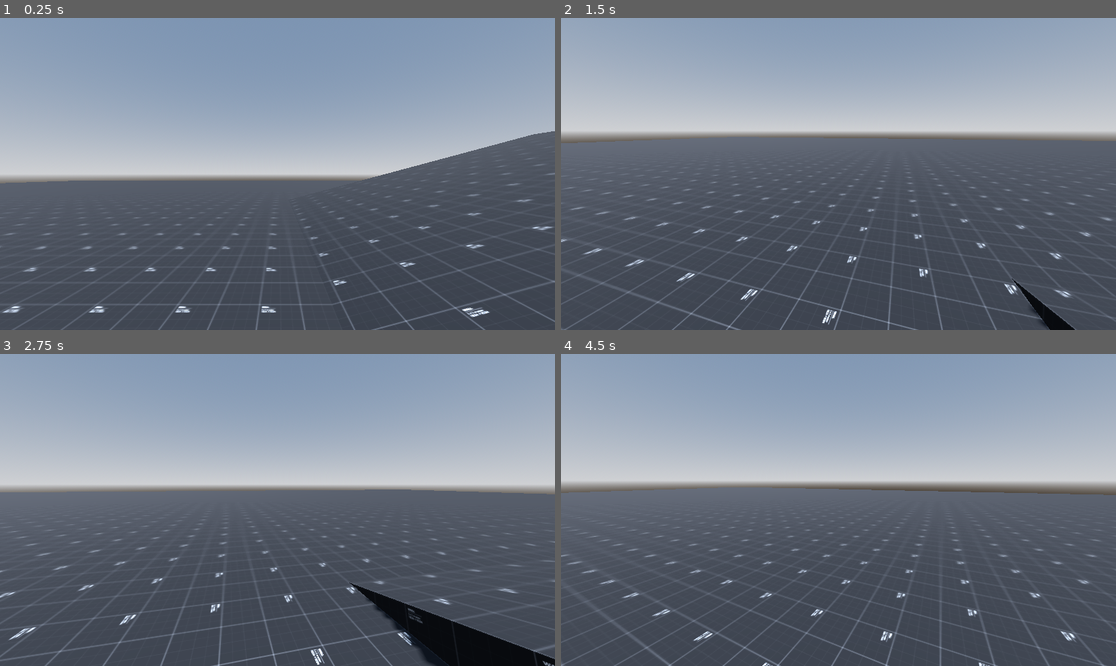
Above: before the commit, frames 1-4 (two rows, left to right).
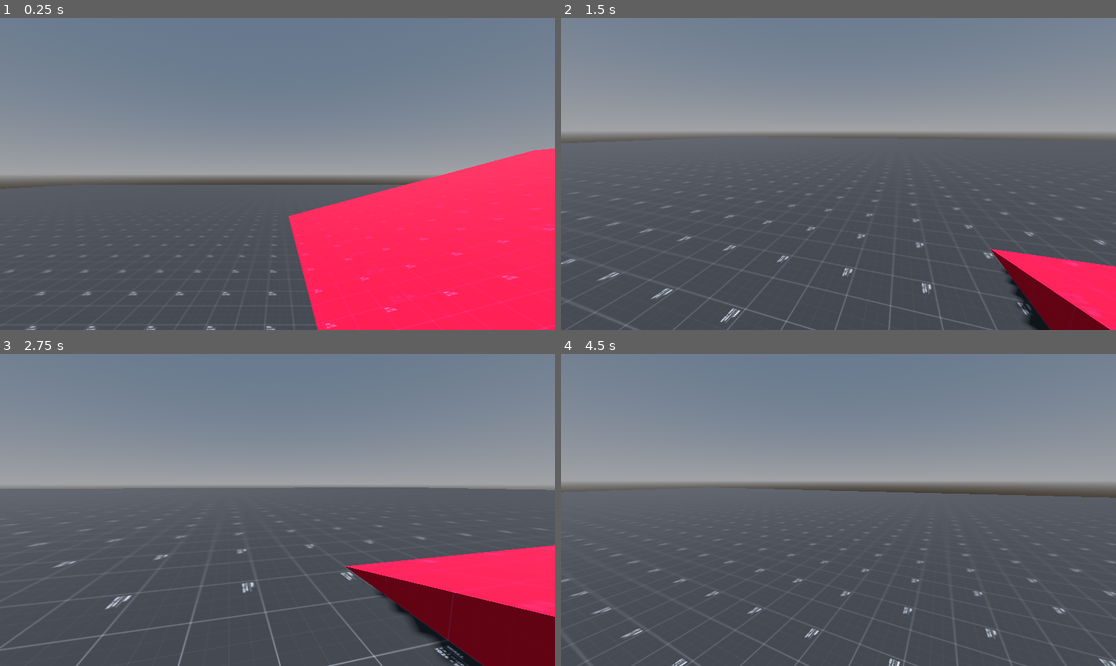
Above: after the commit, the same moments.

Repository: natanmaia95/GodotMovementFPS
Game: Godot game, scene res://scenes/maps/tests/test_scene_1.tscn
Same seed, same stepped clock (60 frames per second), same inputs: the game is played once before the commit and once after it.
Inputs (mouse positions are in pixels of both pictures, inside the frame that each line leads up to):
- Up to frame 1 (0.25 s): no input
- Up to frame 2 (1.5 s): move the mouse to (960, 158) at 0.52 s; hold D (strafe_right) 0.53-1.28 s; hold Shift (sprint, bound only after the commit) 0.53-1.28 s; tap V (noclip) at 0.6 s; click (960, 158) at 0.67 s; tap Space (jump) at 0.77, 1.07 s; move the mouse to (810, 174) at 1.27 s; hold W (move_forward) from 1.28 s (still down); tap Shift (sprint, bound only after the commit) at 1.35 s
- Up to frame 3 (2.75 s): keep holding W (move_forward); tap Space (jump) at 1.52, 1.82, 2.3 s; tap Ctrl (sprint, bound only before the commit) at 1.55 s; move the mouse to (288, 503) at 2.02 s; hold Ctrl (sprint, bound only before the commit) from 2.03 s (still down)
- Up to frame 4 (4.5 s): keep holding W (move_forward); move the mouse to (832, 516) at 2.77 s; release Ctrl (sprint, bound only before the commit) at 2.78 s; tap Space (jump) at 2.85, 3.02, 3.32, 3.77, 4.07 s; tap V (noclip) at 3.05, 3.6 s; move the mouse to (877, 513) at 3.52 s; hold Shift (sprint, bound only after the commit) 3.53-4.28 s; move the mouse to (794, 506) at 4.27 s; tap Shift (sprint, bound only after the commit) at 4.35 s

The runs differ from the first frame. In frame 1, 74% of the frame differs, in the area x 0-100%, y 0-100%; in frame 2, 45%; in frame 3, 57%; in frame 4, 46%.

Commit message:
crouch, airmove

Diff:
--- a/project.godot
+++ b/project.godot
@@ -44,7 +44,7 @@
 }
 sprint={
 "deadzone": 0.5,
-"events": [Object(InputEventKey,"resource_local_to_scene":fa …(146 unchanged characters)… se,"keycode":0,"physical_keycode":4194326,"key_label":0,"unicode":0,"echo":false,"script":null)
+"events": [Object(InputEventKey,"resource_local_to_scene":fa …(146 unchanged characters)… se,"keycode":0,"physical_keycode":4194325,"key_label":0,"unicode":0,"echo":false,"script":null)
 ]
 }
 turnaround={
@@ -57,6 +57,11 @@
 "events": [Object(InputEventKey,"resource_local_to_scene":false,"resource_name":"","device":-1,"window_id":0,"alt_pressed":false,"shift_pressed":false,"ctrl_pressed":false,"meta_pressed":false,"pressed":false,"keycode":0,"physical_keycode":86,"key_label":0,"unicode":118,"echo":false,"script":null)
 ]
 }
+crouch={
+"deadzone": 0.5,
+"events": [Object(InputEventKey,"resource_local_to_scene":false,"resource_name":"","device":-1,"window_id":0,"alt_pressed":false,"shift_pressed":false,"ctrl_pressed":false,"meta_pressed":false,"pressed":false,"keycode":0,"physical_keycode":4194326,"key_label":0,"unicode":0,"echo":false,"script":null)
+]
+}
 
 [layer_names]
 
--- a/scenes/maps/tests/test_scene_1.tscn
+++ b/scenes/maps/tests/test_scene_1.tscn
@@ -1,8 +1,10 @@
-[gd_scene load_steps=8 format=3 uid="uid://b7gm1sf8tiqir"]
+[gd_scene load_steps=10 format=3 uid="uid://b7gm1sf8tiqir"]
 
 [ext_resource type="Material" uid="uid://brfh3gbut8wdo" path="res://textures/prototype/_mat_black.tres" id="1_art4b"]
 [ext_resource type="PackedScene" uid="uid://c4ix1c7yuyl4f" path="res://scenes/player/fps_controller.tscn" id="1_t2gh3"]
+[ext_resource type="Material" uid="uid://b2kjidniasa6g" path="res://textures/prototype/_mat_white.tres" id="2_2twkk"]
 [ext_resource type="Material" uid="uid://xgvouh8o877h" path="res://textures/prototype/_mat_orange.tres" id="3_skyb5"]
+[ext_resource type="Material" uid="uid://dqoa3v5djgqkv" path="res://textures/prototype/_mat_red.tres" id="5_xob7y"]
 
 [sub_resource type="ProceduralSkyMaterial" id="ProceduralSkyMaterial_v2880"]
 sky_horizon_color = Color(0.64625, 0.65575, 0.67075, 1)
@@ -14,7 +16,8 @@
 [sub_resource type="Environment" id="Environment_st68l"]
 background_mode = 2
 sky = SubResource("Sky_6aq6q")
-tonemap_mode = 3
+tonemap_mode = 2
+tonemap_white = 16.0
 
 [sub_resource type="StandardMaterial3D" id="StandardMaterial3D_hny61"]
 
@@ -24,8 +27,11 @@
 environment = SubResource("Environment_st68l")
 
 [node name="DirectionalLight3D" type="DirectionalLight3D" parent="."]
-transform = Transform3D(-0.866025, -0.433013, 0.25, 0, 0.5, 0.866025, -0.5, 0.75, -0.433013, 0, 0, 0)
+transform = Transform3D(-0.866025, -0.433013, 0.25, -0.0476188, 0.569156, 0.82085, -0.497728, 0.698972, -0.513523, 0, 3.48705, 0)
 shadow_enabled = true
+
+[node name="FpsController" parent="." instance=ExtResource("1_t2gh3")]
+transform = Transform3D(1, 0, 0, 0, 1, 0, 0, 0, 1, -1.78139, 1.02304, 0.492347)
 
 [node name="CSGBox3D" type="CSGBox3D" parent="."]
 transform = Transform3D(1, 0, 0, 0, 1, 0, 0, 0, 1, 0, -1, 0)
@@ -33,14 +39,39 @@
 use_collision = true
 size = Vector3(100, 1, 100)
 
-[node name="FpsController" parent="." instance=ExtResource("1_t2gh3")]
-transform = Transform3D(1, 0, 0, 0, 1, 0, 0, 0, 1, -1.78139, 1.02304, 0.492347)
-
 [node name="CSGBox3D2" type="CSGBox3D" parent="."]
 transform = Transform3D(1, 0, 0, 0, 1, 0, 0, 0, 1, 4, 1.5, 0)
 material_override = ExtResource("3_skyb5")
 use_collision = true
 size = Vector3(2, 4, 2)
+material = SubResource("StandardMaterial3D_hny61")
+
+[node name="CSGBox3D6" type="CSGBox3D" parent="."]
+transform = Transform3D(1, 0, 0, 0, 1, 0, 0, 0, 1, 1, 0, 10.9804)
+material_override = ExtResource("3_skyb5")
+use_collision = true
+size = Vector3(2, 1, 2)
+material = SubResource("StandardMaterial3D_hny61")
+
+[node name="CSGBox3D8" type="CSGBox3D" parent="."]
+transform = Transform3D(1, 0, 0, 0, 1, 0, 0, 0, 1, 1, 0.25, 12.9804)
+material_override = ExtResource("3_skyb5")
+use_collision = true
+size = Vector3(2, 1.5, 2)
+material = SubResource("StandardMaterial3D_hny61")
+
+[node name="CSGBox3D7" type="CSGBox3D" parent="."]
+transform = Transform3D(1, 0, 0, 0, 1, 0, 0, 0, 1, 2, 1, 10.9804)
+material_override = ExtResource("3_skyb5")
+use_collision = true
+size = Vector3(2, 1, 2)
+material = SubResource("StandardMaterial3D_hny61")
+
+[node name="CSGBox3D9" type="CSGBox3D" parent="."]
+transform = Transform3D(1, 0, 0, 0, 1, 0, 0, 0, 1, 2, 1.75, 12.9804)
+material_override = ExtResource("3_skyb5")
+use_collision = true
+size = Vector3(2, 1.5, 2)
 material = SubResource("StandardMaterial3D_hny61")
 
 [node name="CSGBox3D3" type="CSGBox3D" parent="."]
@@ -56,22 +87,31 @@
 size = Vector3(2, 4, 2)
 
 [node name="CSGBox3D5" type="CSGBox3D" parent="."]
-transform = Transform3D(1, 0, 0, 0, 1, 0, 0, 0, 1, 7.5, 1.5, 14.5)
-material_override = ExtResource("1_art4b")
+transform = Transform3D(1, 0, 0, 0, 1, 0, 0, 0, 1, 7.5, 2, 14.5)
+material_override = ExtResource("2_2twkk")
 use_collision = true
-size = Vector3(11, 4, 11)
+size = Vector3(11, 5, 11)
 
-[node name="CSGBox3D6" type="CSGBox3D" parent="."]
+[node name="CSGCombiner3D" type="CSGCombiner3D" parent="."]
+material_override = ExtResource("5_xob7y")
+use_collision = true
+
+[node name="CSGBox3D6" type="CSGBox3D" parent="CSGCombiner3D"]
 transform = Transform3D(1, 0, 0, 0, 1, 0, 0, 0, 1, 19.5, 1.5, -6.5)
 material_override = ExtResource("1_art4b")
 use_collision = true
 size = Vector3(11, 4, 11)
 
-[node name="CSGBox3D7" type="CSGBox3D" parent="."]
+[node name="CSGBox3D7" type="CSGBox3D" parent="CSGCombiner3D"]
 transform = Transform3D(0.965926, -0.258819, 0, 0.258819, 0.965926, 0, 0, 0, 1, 6.27527, -0.591301, -6.5)
 material_override = ExtResource("1_art4b")
 use_collision = true
 size = Vector3(17, 4, 11)
 
-[node name="CSGCombiner3D" type="CSGCombiner3D" parent="."]
-use_collision = true
+[node name="CSGBox3D" type="CSGBox3D" parent="CSGCombiner3D"]
+transform = Transform3D(1, 0, 0, 0, 1, 0, 0, 0, 1, 20.2976, 0.25, -6.47701)
+operation = 2
+size = Vector3(2, 1.5, 12.7133)
+
+[node name="Camera3D" type="Camera3D" parent="."]
+transform = Transform3D(-0.88538, 0.182743, -0.427442, 1.13902e-08, 0.919493, 0.393107, 0.464868, 0.348049, -0.814101, -6.2839, 3.10341, -7.97252)
--- a/scenes/player/fps_controller.gd
+++ b/scenes/player/fps_controller.gd
@@ -2,38 +2,44 @@
 
 
 @export var look_sensitivity : float = 0.006
-@export var jump_velocity := 6.0
 @export var auto_bhop_enabled := true
 @export var tilt_enabled := true
+@export var toggle_crouch_enabled := false
 
 @export var gravity := 16.0
-@export var air_accel := 10.0
+
 
 # "tried and tested" values
-
+@export var jump_velocity := 6.0
 @export var walk_speed := 7.0
 @export var sprint_speed := 11.0
 @export var ground_accel := 11.0
 @export var ground_decel := 10.0
 @export var ground_friction := 6.0
-@export var air_cap := 0.85
+@export var air_accel := 8.0
+#@export var air_cap := 0.85
 #@export var air_accel := 800.0
-@export var air_move_speed := 500.0
+#@export var air_move_speed := 500.0
 
 @export var max_fall_height_immune := 3.0
+
+var input_direction := Vector2.ZERO
+var wish_direction := Vector3.ZERO # input direction but in worldspace
+var last_mouse_move := Vector2.ZERO
 
 const HEADBOB_MOVE_AMOUNT = 0.1
 const HEADBOB_FREQUENCY = 2.4
 var headbob_timer := 0.0
 
-var noclip_speed_mult := 10.0
-
-var input_direction := Vector2.ZERO
-var wish_direction := Vector3.ZERO # input direction but in worldspace
-var last_mouse_move := Vector2.ZERO
+const CROUCH_TRANSLATE := 0.7
+const CROUCH_JUMP_ADD := 0.6 # jerks the camera up like Source
+var is_crouching := false
+
 var is_in_turnaround := false
 var turnaround_timer := 0.0
 var jump_starting_height := -1000.0
+
+var noclip_speed_mult := 10.0
 
 var noclip_enabled := false :
 	set(value):
@@ -88,6 +94,9 @@
 	wish_direction = self.global_basis * Vector3(input_direction.x, 0, input_direction.y)
 	#_handle_ground_physics(delta)
 
+
+	_handle_crouch(delta)
+
 	if noclip_enabled:
 		_handle_noclip(delta)
 		return
@@ -122,12 +131,15 @@
 	if add_speed_till_cap > 0:
 		var accel_speed = ground_accel * get_move_speed() * delta
 		accel_speed = min(accel_speed, add_speed_till_cap)
+		#if not is_crouching or (is_crouching and velocity.length() < get_move_speed()):
 		velocity += accel_speed * wish_direction
 
 	#friction
 	var current_speed = velocity.length()
 	var control = max(current_speed, ground_decel)
 	var drop = control * ground_friction * delta
+	if is_crouching:# and current_speed > get_move_speed():
+		drop *= 0.5
 	var new_speed = max(current_speed - drop, 0)
 	if current_speed > 0:
 		new_speed /= current_speed
@@ -143,29 +155,13 @@
 func _handle_air_physics(delta):
 	velocity.y -= gravity * delta # gravity
 
+	if wish_direction != Vector3.ZERO:
+		velocity -= get_horizontal_velocity().normalized() * air_accel * delta
+		velocity += wish_direction * air_accel * delta
+
+	# fall damage
 	if velocity.y > 0:
 		jump_starting_height = global_position.y
-	# air braking
-	#var hor_velocity = Vector3(velocity.x, 0, velocity.z)
-	#if Input.is_action_pressed("move_backward"):
-		#velocity -= hor_velocity * delta *1
-
-	# source/quake air movement
-	#var speed_projected_to_wish_direction = velocity.dot(wish_direction)
-	#var capped_speed = min((air_move_speed * wish_direction).length(), air_cap)
-	#var speed_remaining_until_cap = capped_speed - speed_projected_to_wish_direction
-	#if speed_remaining_until_cap > 0:
-		#var accel_speed = air_accel * air_move_speed * delta
-		#accel_speed = min(accel_speed, speed_remaining_until_cap)
-		#velocity += accel_speed * wish_direction
-
-	#var cur_speed_in_wish_dir = self.velocity.dot(wish_direction)
-	#var capped_speed = min((air_move_speed * wish_direction).length(), air_cap)
-	#var add_speed_till_cap = capped_speed - cur_speed_in_wish_dir
-	#if add_speed_till_cap > 0:
-		#var accel_speed = air_accel * air_move_speed * delta
-		#accel_speed = min(accel_speed, add_speed_till_cap)
-		#velocity += accel_speed * wish_direction
 
 
 func _handle_turnaround(delta):
@@ -183,8 +179,39 @@
 		turn_tween.set_parallel(false)
 		turn_tween.tween_property(self, "is_in_turnaround", false, 0.01)
 
+@onready var _original_capsule_height = $CollisionShape3D.shape.height
+func _handle_crouch(delta):
+	var crouching_last_frame = is_crouching
+	if Input.is_action_pressed("crouch"):
+		#if is_sprinting() and is_on_floor():
+			#velocity *= 1.5
+		is_crouching = true
+	else:
+		if not test_move(global_transform, Vector3(0,CROUCH_TRANSLATE,0)):
+			is_crouching = false
+
+	#offset from jumping and crouching
+	var crouchjump_y_translation := 0.0
+	if crouching_last_frame != is_crouching and not is_on_floor():
+		crouchjump_y_translation = CROUCH_TRANSLATE
+		if not is_crouching:
+			crouchjump_y_translation *= -1
+		# test if can do the crouch jump thing
+		if crouchjump_y_translation != 0.0:
+			var result := KinematicCollision3D.new()
+			test_move(global_transform, Vector3(0, crouchjump_y_translation, 0), result)
+			position.y += result.get_travel().y
+			%Head.position.y += result.get_travel().y * -CROUCH_JUMP_ADD
+			#create_tween().tween_property(self,"position:y", position.y + result.get_travel().y, 0.2)
+
+
+	%Head.position = lerp(%Head.position, Vector3(0, -CROUCH_TRANSLATE if is_crouching else 0, 0), delta*10)
+	%CollisionShape3D.shape.height = _original_capsule_height + (-CROUCH_TRANSLATE if is_crouching else 0.0)
+	%CollisionShape3D.position.y = %CollisionShape3D.shape.height / 2
+
 
 func _handle_wallclimb(delta):
+	return
 	if is_on_wall() and not is_on_ceiling():
 		velocity = -global_basis.z * 1
 		velocity.y = 5
@@ -238,7 +265,7 @@
 		if last_mouse_move.x != 0:
 			tilt_speed_degrees = clamp(last_mouse_move.x, -50, 50) * 5
 			target_tilt_degrees = -sign(last_mouse_move.x)
-			target_tilt_degrees *= 45 if is_sprinting() else 0
+			target_tilt_degrees *= 45 if (is_sprinting() and is_on_floor() and velocity.length() > 6.0) else 0
 
 			if sign(last_mouse_move.x) == sign(%Head.rotation_degrees.z):
 				tilt_speed_degrees *= 4
@@ -256,10 +283,15 @@
 
 
 func get_move_speed() -> float:
-	return sprint_speed if is_sprinting() else walk_speed
+	if is_sprinting():
+		return sprint_speed
+	elif is_crouching:
+		return walk_speed * 0.7
+	else:
+		return walk_speed
 
 func is_sprinting() -> bool:
-	return  Input.is_action_pressed("sprint")
+	return  Input.is_action_pressed("sprint") and not is_crouching
 
 func get_horizontal_velocity() -> Vector3:
 	return Vector3(velocity.x, 0, velocity.z)
--- a/scenes/player/fps_controller.tscn
+++ b/scenes/player/fps_controller.tscn
@@ -8,27 +8,42 @@
 
 [sub_resource type="BoxMesh" id="BoxMesh_a35jc"]
 
+[sub_resource type="SphereShape3D" id="SphereShape3D_kvdcj"]
+radius = 0.1
+
 [node name="FpsController" type="CharacterBody3D"]
 script = ExtResource("1_fxojq")
 
 [node name="CollisionShape3D" type="CollisionShape3D" parent="."]
+unique_name_in_owner = true
+transform = Transform3D(1, 0, 0, 0, 1, 0, 0, 0, 1, 0, 1, 0)
 shape = SubResource("CapsuleShape3D_s0ugf")
 
 [node name="Model" type="Node3D" parent="."]
 unique_name_in_owner = true
+transform = Transform3D(1, 0, 0, 0, 1, 0, 0, 0, 1, 0, 1, 0)
 
 [node name="MeshInstance3D" type="MeshInstance3D" parent="Model"]
+visible = false
 mesh = SubResource("CapsuleMesh_r1kcl")
 
 [node name="MeshInstance3D2" type="MeshInstance3D" parent="Model"]
 transform = Transform3D(0.748831, 0, 0, 0, 0.327752, 0, 0, 0, 0.255814, 0, 0.608011, -0.428929)
 mesh = SubResource("BoxMesh_a35jc")
 
-[node name="Head" type="Node3D" parent="."]
+[node name="HeadRoot" type="Node3D" parent="."]
+transform = Transform3D(1, 0, 0, 0, 1, 0, 0, 0, 1, 0, 1.6, 0)
+
+[node name="Head" type="Node3D" parent="HeadRoot"]
 unique_name_in_owner = true
-transform = Transform3D(1, 0, 0, 0, 1, 0, 0, 0, 1, 0, 0.6, 0)
 
-[node name="HeadCamera" type="Camera3D" parent="Head"]
+[node name="HeadCamera" type="Camera3D" parent="HeadRoot/Head"]
 unique_name_in_owner = true
 rotation_edit_mode = 1
 cull_mask = 1048573
+
+[node name="InteractShapeCast" type="ShapeCast3D" parent="HeadRoot/Head/HeadCamera"]
+unique_name_in_owner = true
+transform = Transform3D(1, 0, 0, 0, -4.37114e-08, -1, 0, 1, -4.37114e-08, 0, 0, 0)
+shape = SubResource("SphereShape3D_kvdcj")
+target_position = Vector3(0, -4, 0)
Not shown: 1 places in scenes/player/fps_controller.tscn that only renumber resources
